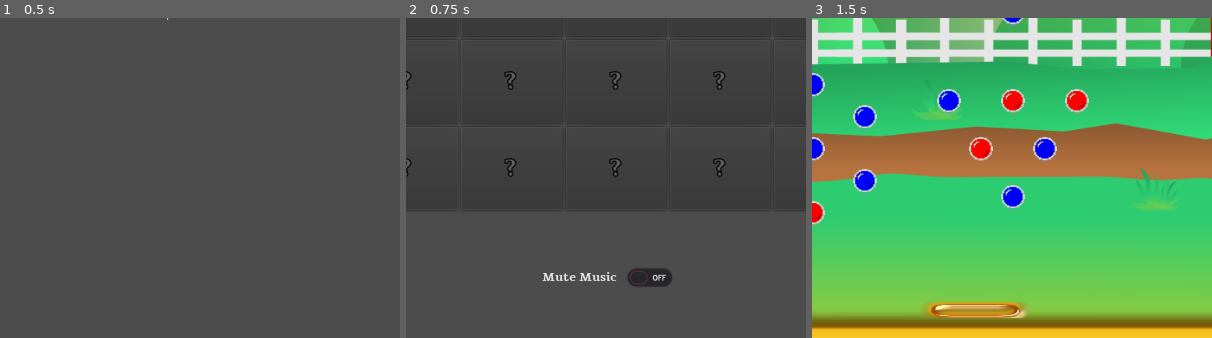
Above: before the commit, frames 1-3 (left to right).
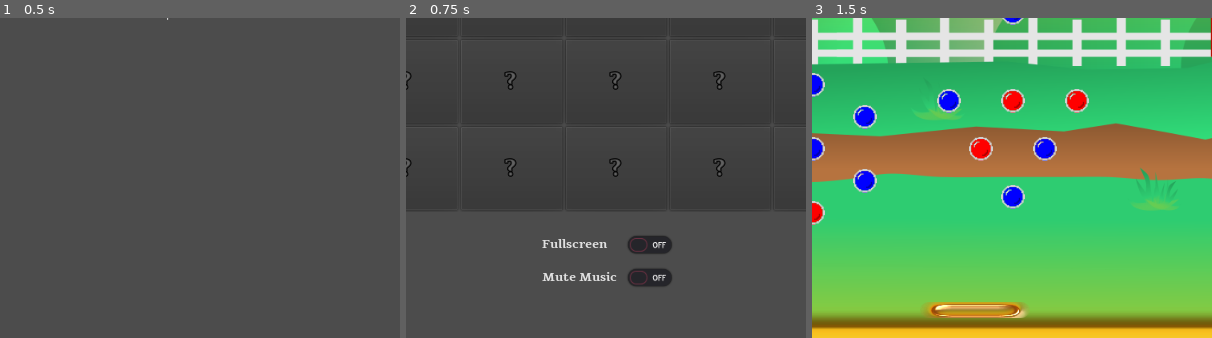
Above: after the commit, the same moments.

Repository: doctor-g/GGJ21
Game: Godot game, scene res://src/SplashScreen.tscn
Two runs of this game, one before a commit and one after it. Both use one fixed random seed, a clock stepped at 60 frames per second and the inputs below. Sound files missing from this copy of the repository are replaced by a short silence.
Inputs (mouse positions are % of the whole screen's width and height, from its top left):
- Up to frame 1 (0.5 s): no input
- Up to frame 2 (0.75 s): tap Enter at 0.5 s; move the mouse to (72, 45) at 0.52 s; click (72, 45) at 0.67 s
- Up to frame 3 (1.5 s): click (25, 33) at 1.25 s
The pictures show only the part of the screen within x 25-75%, y 50-100%; the shares and areas given below are measured in that part.

Frame 1 is identical in both runs. In frame 2, 0.8% of the frame differs, in the area x 34-67%, y 68-74%; in frame 3, nothing differs.

Commit message:
Add fullscreen button

Diff:
--- a/project/src/MainMenuScreen.gd
+++ b/project/src/MainMenuScreen.gd
@@ -10,6 +10,7 @@
 # Called when the node enters the scene tree for the first time.
 func _ready():
 	$MuteMusicButton.pressed = AudioServer.is_bus_mute(_music_bus_index)
+	$FullscreenButton.pressed = OS.window_fullscreen
 
 	for i in range(0,AnimalSettings.ANIMALS.size()):
 		var button := Button.new()
@@ -39,3 +40,7 @@
 
 func _on_MuteMusicButton_toggled(button_pressed):
 	AudioServer.set_bus_mute(_music_bus_index, button_pressed)
+
+
+func _on_FullscreenButton_toggled(button_pressed):
+	OS.window_fullscreen = button_pressed
--- a/project/src/MainMenuScreen.tscn
+++ b/project/src/MainMenuScreen.tscn
@@ -31,6 +31,21 @@
 "_edit_use_anchors_": false
 }
 
+[node name="FullscreenButton" type="CheckButton" parent="."]
+anchor_left = 0.5
+anchor_top = 1.0
+anchor_right = 0.5
+anchor_bottom = 1.0
+margin_left = -90.0
+margin_top = -135.892
+margin_right = 90.0
+margin_bottom = -95.8917
+custom_fonts/font = SubResource( 1 )
+text = "Fullscreen"
+__meta__ = {
+"_edit_use_anchors_": false
+}
+
 [node name="MuteMusicButton" type="CheckButton" parent="."]
 anchor_left = 0.5
 anchor_top = 1.0
@@ -42,4 +57,8 @@
 margin_bottom = -55.4374
 custom_fonts/font = SubResource( 1 )
 text = "Mute Music"
+__meta__ = {
+"_edit_use_anchors_": false
+}
+[connection signal="toggled" from="FullscreenButton" to="." method="_on_FullscreenButton_toggled"]
 [connection signal="toggled" from="MuteMusicButton" to="." method="_on_MuteMusicButton_toggled"]
